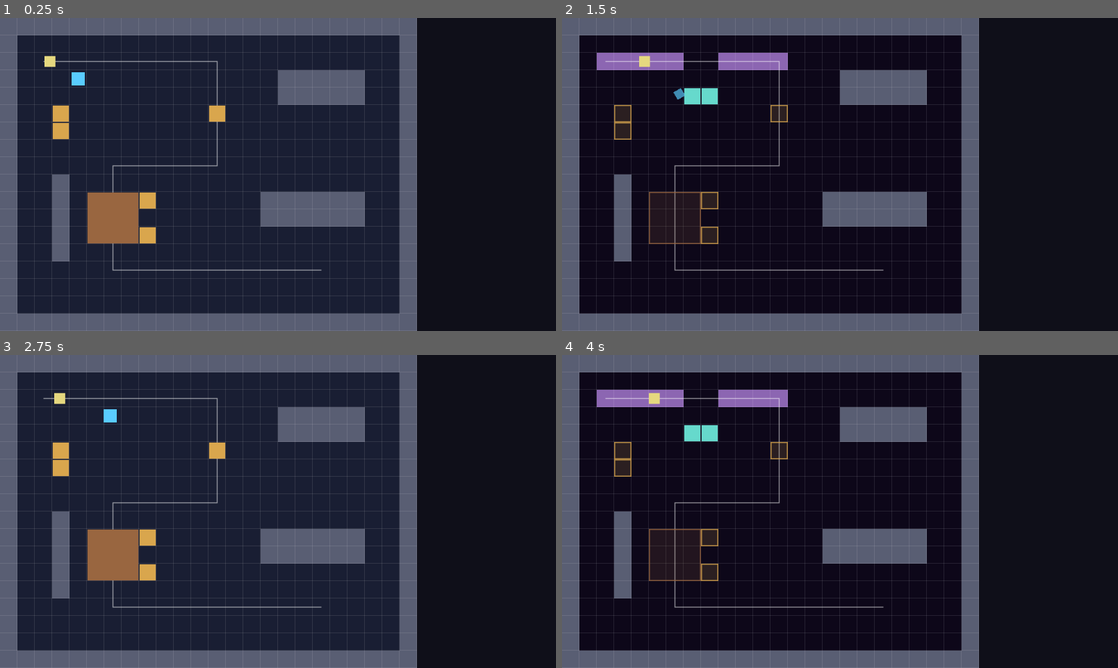
Above: before the commit, frames 1-4 (two rows, left to right).
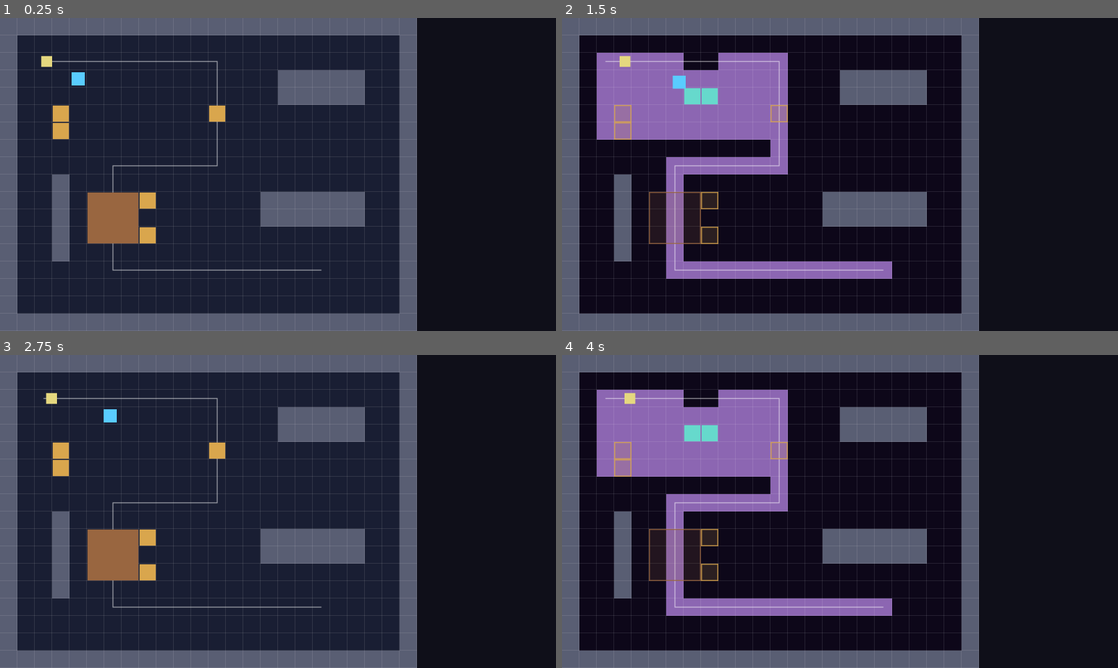
Above: after the commit, the same moments.

Repository: ConanY123/Game-Jam-Drift-MICK
Game: Godot game, scene res://scenes/levels/level-1.tscn
The game is run twice, just before and just after one commit, with the same random seed, the same clock (stepped at 60 frames per second) and the same inputs. The project has no main scene, so this scene is started directly.
Inputs:
- Up to frame 1 (0.25 s): no input
- Up to frame 2 (1.5 s): tap Enter at 0.5 s; hold D (move_right) 0.53-1.28 s; hold Z (interact) 0.53-1.28 s; tap Space at 0.77 s; hold S (move_down) from 1.28 s (still down); tap C (switch_realm) at 1.35 s
- Up to frame 3 (2.75 s): tap Space at 1.52 s; release S (move_down) at 2.03 s; hold D (move_right) from 2.03 s (still down); tap R at 2.1 s
- Up to frame 4 (4 s): release D (move_right) at 2.78 s; hold W (move_up) 2.78-3.53 s; tap Z (interact) at 2.85 s; tap Space at 3.02, 3.77 s; hold A (move_left) from 3.53 s (still down); hold C (switch_realm) from 3.53 s (still down)

The runs differ from the first frame. In frame 1, less than 0.1% of the frame differs, in the area x 7-10%, y 12-16%; in frame 2, 12%, in the area x 6-60%, y 12-84%; in frame 3, 0.1%; in frame 4, 12%.

Commit message:
Issue fixes and roomate gamplay
- Fixed the dream world objects not being able to be pushed
- Changed the terrain for testing so the stage can be played
- Changed speeds

Diff:
--- a/scripts/actors/roommate.gd
+++ b/scripts/actors/roommate.gd
@@ -14,7 +14,7 @@
 # Top-down 2D. Hazard detection is grid-based to match the rest of the project;
 # the body is a child node (BodyVisual) so art can be swapped in later.
 
-const SPEED := 48.0  # about half the player's 96 ("roommate is ~2x slower")
+const SPEED := 24.0  # slow sleepwalker pace; player (96) is ~4x faster
 const FALL_SPEED := 360.0  # how fast he drops into the void on a dream fail
 
 signal won
--- a/scripts/core/level_base.gd
+++ b/scripts/core/level_base.gd
@@ -35,6 +35,11 @@
 	for x in range(rect.position.x, rect.end.x):
 		for y in range(rect.position.y, rect.end.y):
 			dream_floor[Vector2i(x, y)] = true
+
+# Punch a single cell back out of the dream floor (e.g. a gap the player must
+# bridge). Note: this only clears authored floor, not bridge pushables.
+func remove_dream_floor(cell: Vector2i) -> void:
+	dream_floor.erase(cell)
 
 func closest_dream_floor(pos: Vector2) -> Vector2:
 	if dream_floor.is_empty():
--- a/scripts/levels/level-1.gd
+++ b/scripts/levels/level-1.gd
@@ -34,11 +34,24 @@
 	add_pushable(Vector2i(3, 5))
 	add_pushable(Vector2i(3, 6))
 
-	# Dream: platform along row 2 with a gap at x = 7 and 8
-	add_dream_floor(Rect2i(2, 2, 5, 1))
-	add_dream_floor(Rect2i(9, 2, 4, 1))
+	# Dream floor: lay a platform under the roommate's whole route so every cell
+	# he walks is valid, leaving one intentional gap at x = 7, 8 on row 2 that
+	# the player must bridge.
+	# One connected play area covering the player spawn (4,3), the row-2 corridor
+	# the roommate crosses, and the staging space below the gap where the player
+	# stands to push the bridges up. The only hole left is the gap at (7,2)/(8,2).
+	add_dream_floor(Rect2i(2, 2, 11, 5))   # x = 2..12, y = 2..6 big connected block
+	add_dream_floor(Rect2i(12, 2, 1, 7))   # down col 12, y = 2..8
+	add_dream_floor(Rect2i(6, 8, 7, 1))    # row 8, x = 6..12
+	add_dream_floor(Rect2i(6, 8, 1, 7))    # down col 6, y = 8..14
+	add_dream_floor(Rect2i(6, 14, 13, 1))  # row 14, x = 6..18 to the exit
 
-	# Bridge pieces: push them up into the gap
+	# Carve the two gap cells back out of the block above - these are the holes
+	# the player must bridge, and must NOT be floor until the bridges arrive.
+	remove_dream_floor(Vector2i(7, 2))
+	remove_dream_floor(Vector2i(8, 2))
+
+	# Bridge pieces: push them up into the row-2 gap to complete the path.
 	for x in [7, 8]:
 		var bridge := add_pushable(Vector2i(x, 4), Vector2i(1, 1), 1.0, Color(0.4, 0.85, 0.8), LevelBase.Realm.DREAM, true)
 		bridge.is_floor = true
--- a/scripts/player/player.gd
+++ b/scripts/player/player.gd
@@ -168,8 +168,10 @@
 	return _blocker_in(position, in_realm) != null
 
 func _update_push(target: Pushable, dir: Vector2i, delta: float) -> void:
-	# Physical objects stay solid in the dream but can't be touched there
-	if level.realm == LevelBase.Realm.DREAM:
+	# You can only push objects that belong to the realm you're currently in.
+	# (A physical object is still solid in the dream, but intangible - can't be
+	# shoved there; likewise dream objects can only be pushed from the dream.)
+	if target != null and target.realm != level.realm:
 		target = null
 	# Releasing the key clears the lock.
 	if not Input.is_action_pressed("interact"):
Not shown, added: scripts/_verify_reach.gd.uid
